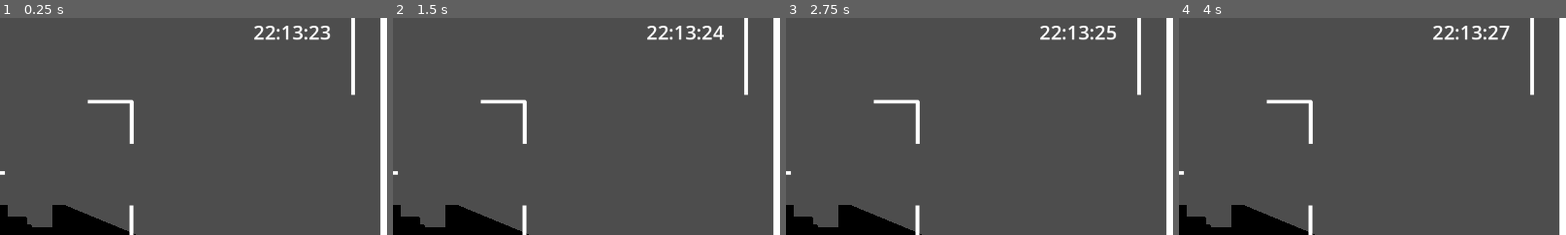
Above: before the commit, frames 1-4 (left to right).
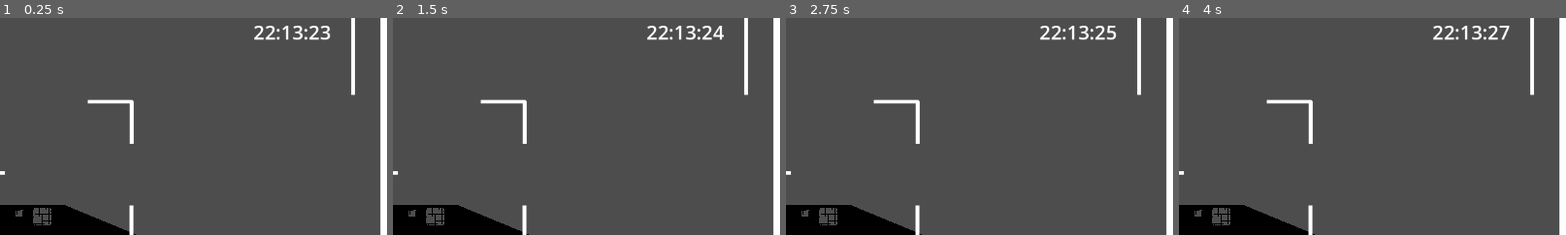
Above: after the commit, the same moments.

Repository: Maxi-F22/GamejamSoSe25
Game: Godot game, scene res://Scenes/WorldGridMap.tscn
Same seed, same stepped clock (60 frames per second), same inputs: the game is played once before the commit and once after it. The project has no main scene, so this scene is started directly.
Inputs:
- Up to frame 1 (0.25 s): no input
- Up to frame 2 (1.5 s): tap Enter (ui_accept) at 0.5, 0.77 s; hold Right (ui_right) 0.53-1.28 s; hold Down (ui_down) from 1.28 s (still down)
- Up to frame 3 (2.75 s): tap Enter (ui_accept) at 1.52 s; release Down (ui_down) at 2.03 s; hold Right (ui_right) from 2.03 s (still down)
- Up to frame 4 (4 s): release Right (ui_right) at 2.78 s; hold Up (ui_up) 2.78-3.53 s; tap Enter (ui_accept) at 3.02, 3.77 s; hold Left (ui_left) from 3.53 s (still down)
The pictures show only the part of the screen within x 50-100%, y 13-63%; the shares and areas given below are measured in that part.

The runs differ from the first frame. In frame 1, 0.6% of the frame differs, in the area x 2-14%, y 86-97%; in frame 2, 0.6%; in frame 3, 0.6%; in frame 4, 0.6%.

Commit message:
Add Door

Diff:
--- a/Scenes/WorldGridMap.tscn
+++ b/Scenes/WorldGridMap.tscn
@@ -10,6 +10,8 @@
 [ext_resource type="Texture2D" uid="uid://bbl1ct02dx6ab" path="res://Assets/punkt.png" id="8_h3lhy"]
 [ext_resource type="PackedScene" uid="uid://co1x0gec2235y" path="res://Assets/box.glb" id="9_ihnnn"]
 [ext_resource type="PackedScene" uid="uid://bsfisyfugskev" path="res://Assets/pressureplate.glb" id="10_cx0ex"]
+[ext_resource type="PackedScene" uid="uid://c4713afk240bb" path="res://Assets/door1.glb" id="11_0u6gf"]
+[ext_resource type="PackedScene" uid="uid://bybgpjkweqi5p" path="res://Assets/door2.glb" id="12_f5tn2"]
 
 [sub_resource type="PlaneMesh" id="PlaneMesh_6u7yt"]
 
@@ -250,3 +252,11 @@
 
 [node name="pressureplate3" parent="Pressurplatte" instance=ExtResource("10_cx0ex")]
 transform = Transform3D(1.8, 0, 0, 0, 1.8, 0, 0, 0, 1.8, -17.8802, 1.87777, -2.47208)
+
+[node name="Türen" type="Node3D" parent="."]
+
+[node name="door12" parent="Türen" instance=ExtResource("11_0u6gf")]
+transform = Transform3D(1, 0, 0, 0, 1, 0, 0, 0, 1, 9.9311, 3.98693, -48.966)
+
+[node name="door22" parent="Türen" instance=ExtResource("12_f5tn2")]
+transform = Transform3D(1, 0, 0, 0, 1, 0, 0, 0, 1, 8.0351, 3.98338, -48.9705)
Binary file added: Assets/door1.glb
Not shown, added: Assets/door1.glb.import
Binary file added: Assets/door2.glb
Not shown, added: Assets/door2.glb.import
Not shown: 1 places in Scenes/WorldGridMap.tscn that only renumber resources
